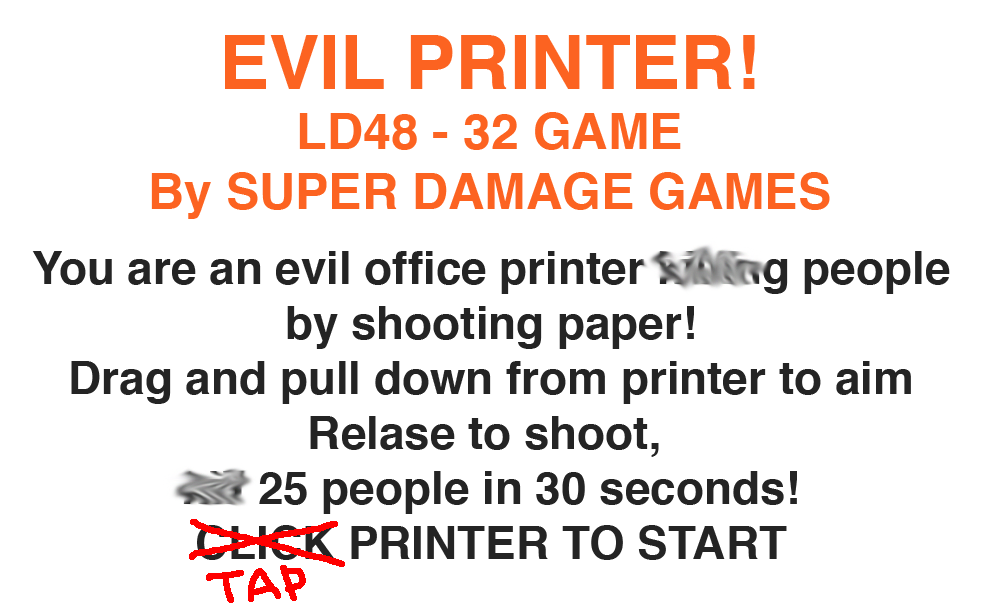
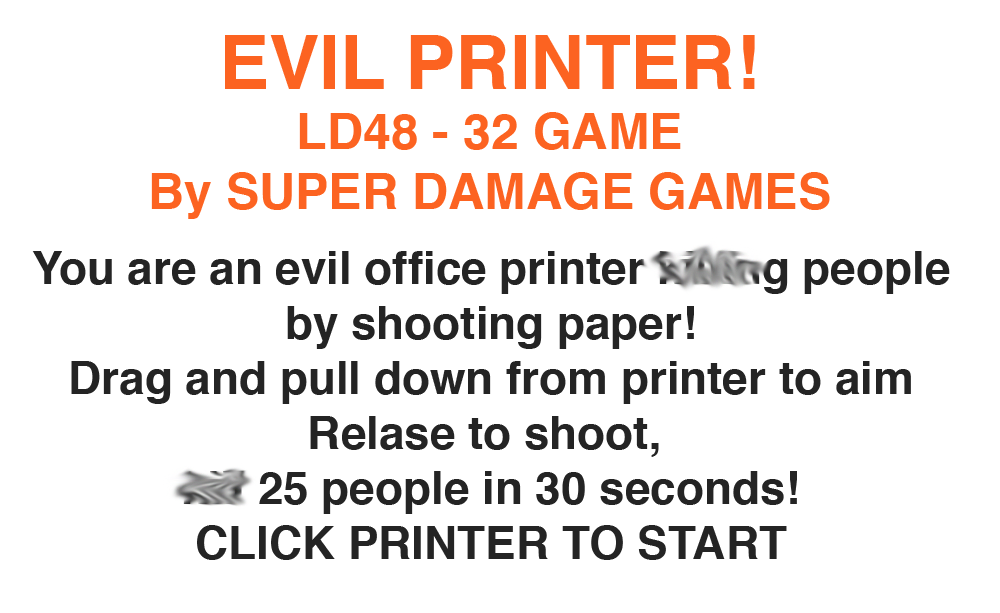
The second 1000 × 613 image is a revision of the first. Changes to its layers:
hid "Layer 1" over (x1=189, y1=519, x2=345, y2=603)
